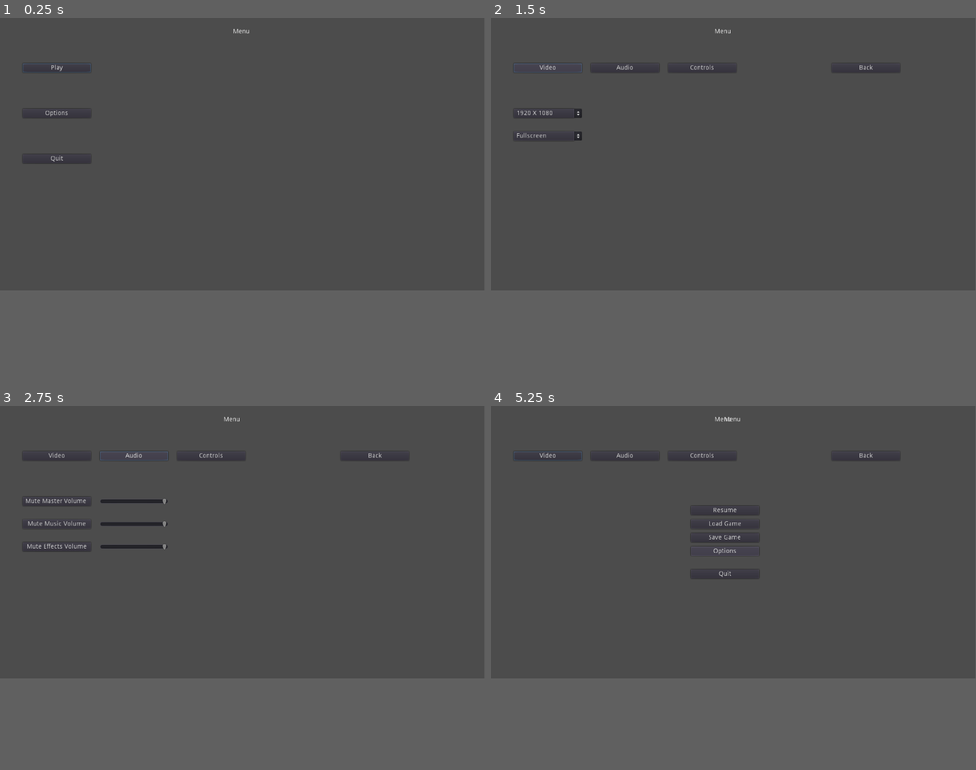
Above: before the commit, frames 1-4 (two rows, left to right).
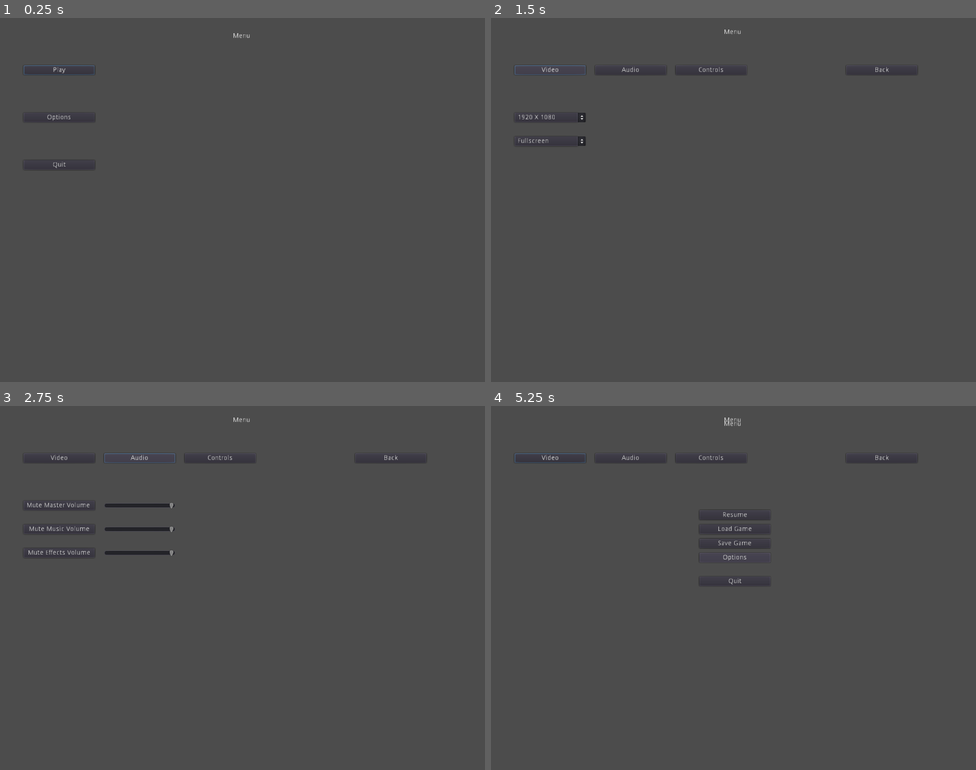
Above: after the commit, the same moments.

Repository: hennifant/godot_menu
Game: Godot game, scene res://Scenes/Menu/Main.tscn
The game is run twice, just before and just after one commit, with the same random seed, the same clock (stepped at 60 frames per second) and the same inputs. The project has no main scene, so this scene is started directly.
Inputs:
- Up to frame 1 (0.25 s): no input
- Up to frame 2 (1.5 s): click "Options" at 0.5 s; click "Video" at 1.25 s
- Up to frame 3 (2.75 s): click "Audio" at 2 s
- Up to frame 4 (5.25 s): click "Back" at 2.75 s; click "Play" at 3.5 s; click "New Game" at 4.25 s; click "Options" at 5 s
In our replay, the window is 799x449 before the commit and 800x600 after it. These sizes can differ from the game's own. Grey fills any space a smaller window leaves; there, only what the larger window draws over its background counts as a difference.

The runs differ from the first frame. In frame 1, 0.3% of the frame differs, in the area x 4-52%, y 3-42%; in frame 2, 0.7%; in frame 3, 1.7%, in the area x 4-87%, y 3-42%; in frame 4, 0.8%.

Commit message:
Added game ui

Diff:
--- /dev/null
+++ b/Fonts/AsimovDynamic.tres
@@ -0,0 +1,7 @@
+[gd_resource type="DynamicFont" load_steps=2 format=2]
+
+[ext_resource path="res://Fonts/asimov.ttf" type="DynamicFontData" id=1]
+
+[resource]
+size = 30
+font_data = ExtResource( 1 )
--- /dev/null
+++ b/Scenes/Game/Game.tscn
@@ -0,0 +1,18 @@
+[gd_scene format=2]
+
+[node name="Control" type="Control"]
+margin_right = 40.0
+margin_bottom = 40.0
+
+[node name="HBoxContainer" type="HBoxContainer" parent="."]
+margin_right = 800.0
+margin_bottom = 30.0
+
+[node name="Label" type="Label" parent="HBoxContainer"]
+margin_top = 8.0
+margin_bottom = 22.0
+
+[node name="TextureRect" type="TextureRect" parent="HBoxContainer"]
+margin_left = 4.0
+margin_right = 4.0
+margin_bottom = 30.0
--- /dev/null
+++ b/Scenes/Game/UI/UI.tscn
@@ -0,0 +1,15 @@
+[gd_scene load_steps=4 format=2]
+
+[ext_resource path="res://Scenes/Game/UI/UIBottom.tscn" type="PackedScene" id=1]
+[ext_resource path="res://Scenes/Game/UI/UITop.tscn" type="PackedScene" id=2]
+[ext_resource path="res://Scenes/Game/UI/UISide.tscn" type="PackedScene" id=3]
+
+[node name="UI" type="Control"]
+margin_right = 1024.0
+margin_bottom = 600.0
+
+[node name="UI_Top" parent="." instance=ExtResource( 2 )]
+
+[node name="UI_Bottom" parent="." instance=ExtResource( 1 )]
+
+[node name="UI_Side" parent="." instance=ExtResource( 3 )]
--- /dev/null
+++ b/Scenes/Game/UI/UIBottom.tscn
@@ -0,0 +1,65 @@
+[gd_scene load_steps=3 format=2]
+
+[ext_resource path="res://Fonts/AsimovDynamic.tres" type="DynamicFont" id=1]
+[ext_resource path="res://Textures/UI/GameInterface/settings.png" type="Texture" id=2]
+
+[node name="UI_Bottom" type="Control"]
+margin_top = 550.0
+margin_right = 800.0
+margin_bottom = 600.0
+
+[node name="Background" type="ColorRect" parent="."]
+margin_right = 800.0
+margin_bottom = 50.0
+color = Color( 0, 0, 0, 0.52549 )
+
+[node name="StaffButton" type="Button" parent="."]
+margin_left = 40.0
+margin_top = 5.0
+margin_right = 140.0
+margin_bottom = 45.0
+custom_fonts/font = ExtResource( 1 )
+text = "Staff"
+icon_align = 1
+
+[node name="BooksButton" type="Button" parent="."]
+margin_left = 180.0
+margin_top = 5.0
+margin_right = 280.0
+margin_bottom = 45.0
+custom_fonts/font = ExtResource( 1 )
+text = "Books"
+icon_align = 1
+
+[node name="PromoButton" type="Button" parent="."]
+margin_left = 320.0
+margin_top = 5.0
+margin_right = 420.0
+margin_bottom = 45.0
+custom_fonts/font = ExtResource( 1 )
+text = "Promo"
+align = 2
+
+[node name="InvestButton" type="Button" parent="."]
+margin_left = 460.0
+margin_top = 5.0
+margin_right = 560.0
+margin_bottom = 45.0
+custom_fonts/font = ExtResource( 1 )
+text = "Invest"
+
+[node name="FansButton" type="Button" parent="."]
+margin_left = 600.0
+margin_top = 5.0
+margin_right = 700.0
+margin_bottom = 45.0
+custom_fonts/font = ExtResource( 1 )
+text = "Fans"
+
+[node name="Button" type="Button" parent="."]
+margin_left = 740.0
+margin_top = 5.0
+margin_right = 780.0
+margin_bottom = 45.0
+icon = ExtResource( 2 )
+expand_icon = true
--- /dev/null
+++ b/Scenes/Game/UI/UISide.tscn
@@ -0,0 +1,28 @@
+[gd_scene load_steps=2 format=2]
+
+[ext_resource path="res://Scenes/Game/UI/UIStaff.tscn" type="PackedScene" id=1]
+
+[node name="Control" type="Control"]
+margin_left = 801.0
+margin_right = 1024.0
+margin_bottom = 600.0
+
+[node name="ColorRect" type="ColorRect" parent="."]
+margin_right = 223.0
+margin_bottom = 600.0
+color = Color( 0, 0, 0, 0.52549 )
+
+[node name="VBoxContainer" type="VBoxContainer" parent="."]
+margin_left = 5.0
+margin_top = 5.0
+margin_right = 218.0
+margin_bottom = 595.0
+
+[node name="Staff2" parent="VBoxContainer" instance=ExtResource( 1 )]
+margin_right = 213.0
+margin_bottom = 0.0
+
+[node name="Staff" parent="VBoxContainer" instance=ExtResource( 1 )]
+margin_top = 4.0
+margin_right = 213.0
+margin_bottom = 4.0
--- /dev/null
+++ b/Scenes/Game/UI/UIStaff.tscn
@@ -0,0 +1,26 @@
+[gd_scene format=2]
+
+[node name="Staff" type="Control"]
+margin_right = 210.0
+margin_bottom = 40.0
+
+[node name="ColorRect" type="ColorRect" parent="."]
+margin_right = 210.0
+margin_bottom = 40.0
+color = Color( 0.196078, 0.196078, 0.196078, 1 )
+
+[node name="ReferenceRect" type="ReferenceRect" parent="."]
+margin_right = 210.0
+margin_bottom = 40.0
+border_color = Color( 1, 1, 1, 1 )
+border_width = 2.0
+
+[node name="TextureRect" type="TextureRect" parent="."]
+margin_right = 40.0
+margin_bottom = 40.0
+
+[node name="ReferenceRect" type="ReferenceRect" parent="TextureRect"]
+margin_right = 40.0
+margin_bottom = 40.0
+border_color = Color( 1, 1, 1, 1 )
+border_width = 2.0
--- /dev/null
+++ b/Scenes/Game/UI/UITop.tscn
@@ -0,0 +1,210 @@
+[gd_scene load_steps=3 format=2]
+
+[ext_resource path="res://Textures/UI/GameInterface/settings.png" type="Texture" id=1]
+[ext_resource path="res://Fonts/AsimovDynamic.tres" type="DynamicFont" id=2]
+
+[node name="Control" type="Control"]
+margin_right = 40.0
+margin_bottom = 40.0
+
+[node name="Background" type="ColorRect" parent="."]
+margin_right = 800.0
+margin_bottom = 50.0
+color = Color( 0, 0, 0, 0.52549 )
+
+[node name="Day" type="Control" parent="."]
+margin_left = 20.0
+margin_top = 5.0
+margin_right = 120.0
+margin_bottom = 45.0
+
+[node name="ReferenceRect" type="ReferenceRect" parent="Day"]
+margin_right = 100.0
+margin_bottom = 40.0
+border_color = Color( 1, 1, 1, 1 )
+border_width = 3.0
+
+[node name="ColorRect" type="ColorRect" parent="Day"]
+margin_right = 100.0
+margin_bottom = 40.0
+color = Color( 0, 0, 0, 0.423529 )
+
+[node name="TextureRect" type="TextureRect" parent="Day"]
+margin_right = 40.0
+margin_bottom = 40.0
+texture = ExtResource( 1 )
+expand = true
+
+[node name="Label" type="Label" parent="Day"]
+margin_left = 40.0
+margin_right = 100.0
+margin_bottom = 40.0
+custom_fonts/font = ExtResource( 2 )
+text = "Day"
+align = 1
+valign = 1
+
+[node name="Time" type="Control" parent="."]
+margin_left = 140.0
+margin_top = 5.0
+margin_right = 240.0
+margin_bottom = 45.0
+
+[node name="ReferenceRect" type="ReferenceRect" parent="Time"]
+margin_right = 100.0
+margin_bottom = 40.0
+border_color = Color( 1, 1, 1, 1 )
+border_width = 3.0
+
+[node name="ColorRect" type="ColorRect" parent="Time"]
+margin_right = 100.0
+margin_bottom = 40.0
+color = Color( 0, 0, 0, 0.423529 )
+
+[node name="TextureRect" type="TextureRect" parent="Time"]
+margin_right = 40.0
+margin_bottom = 40.0
+texture = ExtResource( 1 )
+expand = true
+
+[node name="Label" type="Label" parent="Time"]
+margin_left = 40.0
+margin_top = 5.0
+margin_right = 100.0
+margin_bottom = 37.0
+custom_fonts/font = ExtResource( 2 )
+text = "11:15"
+align = 1
+valign = 1
+
+[node name="ItemOne" type="Control" parent="."]
+margin_left = 290.0
+margin_top = 5.0
+margin_right = 375.0
+margin_bottom = 45.0
+
+[node name="ReferenceRect" type="ReferenceRect" parent="ItemOne"]
+margin_right = 85.0
+margin_bottom = 40.0
+border_color = Color( 1, 1, 1, 1 )
+border_width = 3.0
+
+[node name="ColorRect" type="ColorRect" parent="ItemOne"]
+margin_right = 85.0
+margin_bottom = 40.0
+color = Color( 0, 0, 0, 0.423529 )
+
+[node name="TextureRect" type="TextureRect" parent="ItemOne"]
+margin_right = 40.0
+margin_bottom = 40.0
+texture = ExtResource( 1 )
+expand = true
+
+[node name="Label" type="Label" parent="ItemOne"]
+margin_left = 35.0
+margin_top = 5.0
+margin_right = 85.0
+margin_bottom = 37.0
+custom_fonts/font = ExtResource( 2 )
+text = "100"
+align = 1
+valign = 1
+
+[node name="ItemTwo" type="Control" parent="."]
+margin_left = 390.0
+margin_top = 5.0
+margin_right = 475.0
+margin_bottom = 45.0
+
+[node name="ReferenceRect" type="ReferenceRect" parent="ItemTwo"]
+margin_right = 85.0
+margin_bottom = 40.0
+border_color = Color( 1, 1, 1, 1 )
+border_width = 3.0
+
+[node name="ColorRect" type="ColorRect" parent="ItemTwo"]
+margin_right = 85.0
+margin_bottom = 40.0
+color = Color( 0, 0, 0, 0.423529 )
+
+[node name="TextureRect" type="TextureRect" parent="ItemTwo"]
+margin_right = 40.0
+margin_bottom = 40.0
+texture = ExtResource( 1 )
+expand = true
+
+[node name="Label" type="Label" parent="ItemTwo"]
+margin_left = 35.0
+margin_top = 5.0
+margin_right = 85.0
+margin_bottom = 37.0
+custom_fonts/font = ExtResource( 2 )
+text = "100"
+align = 1
+valign = 1
+
+[node name="Money" type="Control" parent="."]
+margin_left = 530.0
+margin_top = 5.0
+margin_right = 650.0
+margin_bottom = 45.0
+
+[node name="ReferenceRect" type="ReferenceRect" parent="Money"]
+margin_right = 120.0
+margin_bottom = 40.0
+border_color = Color( 1, 1, 1, 1 )
+border_width = 3.0
+
+[node name="ColorRect" type="ColorRect" parent="Money"]
+margin_right = 120.0
+margin_bottom = 40.0
+color = Color( 0, 0, 0, 0.423529 )
+
+[node name="TextureRect" type="TextureRect" parent="Money"]
+margin_right = 40.0
+margin_bottom = 40.0
+texture = ExtResource( 1 )
+expand = true
+
+[node name="Label" type="Label" parent="Money"]
+margin_left = 40.0
+margin_top = 5.0
+margin_right = 120.0
+margin_bottom = 37.0
+custom_fonts/font = ExtResource( 2 )
+text = "88888"
+align = 1
+valign = 1
+
+[node name="Follower" type="Control" parent="."]
+margin_left = 670.0
+margin_top = 5.0
+margin_right = 790.0
+margin_bottom = 45.0
+
+[node name="ReferenceRect" type="ReferenceRect" parent="Follower"]
+margin_right = 120.0
+margin_bottom = 40.0
+border_color = Color( 1, 1, 1, 1 )
+border_width = 3.0
+
+[node name="ColorRect" type="ColorRect" parent="Follower"]
+margin_right = 120.0
+margin_bottom = 40.0
+color = Color( 0, 0, 0, 0.423529 )
+
+[node name="TextureRect" type="TextureRect" parent="Follower"]
+margin_right = 40.0
+margin_bottom = 40.0
+texture = ExtResource( 1 )
+expand = true
+
+[node name="Label" type="Label" parent="Follower"]
+margin_left = 40.0
+margin_top = 5.0
+margin_right = 120.0
+margin_bottom = 37.0
+custom_fonts/font = ExtResource( 2 )
+text = "88888"
+align = 1
+valign = 1
--- a/Scenes/Menu/Options.tscn
+++ b/Scenes/Menu/Options.tscn
@@ -143,7 +143,6 @@
 valign = 1
 
 [node name="Keyboard" type="Control" parent="ctrl_Controls"]
-visible = false
 anchor_top = 0.1
 anchor_right = 1.0
 anchor_bottom = 1.0
@@ -175,6 +174,7 @@
 margin_bottom = 75.0
 
 [node name="Controller" type="Control" parent="ctrl_Controls"]
+visible = false
 anchor_top = 0.1
 anchor_right = 1.0
 anchor_bottom = 1.0
--- a/project.godot
+++ b/project.godot
@@ -7,6 +7,64 @@
 ;   param=value ; assign values to parameters
 
 config_version=4
+
+_global_script_classes=[ {
+"base": "ImageTexture",
+"class": "AIImageTexture",
+"language": "GDScript",
+"path": "res://addons/stable_horde_client/AIImageTexture.gd"
+}, {
+"base": "HTTPRequest",
+"class": "R2ImageRetriever",
+"language": "GDScript",
+"path": "res://addons/stable_horde_client/r2_image_retriever.gd"
+}, {
+"base": "StableHordeHTTPRequest",
+"class": "StableHordeClient",
+"language": "GDScript",
+"path": "res://addons/stable_horde_client/stable_horde_client.gd"
+}, {
+"base": "HTTPRequest",
+"class": "StableHordeHTTPRequest",
+"language": "GDScript",
+"path": "res://addons/stable_horde_client/stable_horde_httpclient.gd"
+}, {
+"base": "StableHordeHTTPRequest",
+"class": "StableHordeLogin",
+"language": "GDScript",
+"path": "res://addons/stable_horde_client/stable_horde_login.gd"
+}, {
+"base": "StableHordeHTTPRequest",
+"class": "StableHordeModelReference",
+"language": "GDScript",
+"path": "res://addons/stable_horde_client/stable_horde_model_reference.gd"
+}, {
+"base": "HTTPRequest",
+"class": "StableHordeModelShowcase",
+"language": "GDScript",
+"path": "res://addons/stable_horde_client/stable_horde_model_showcase.gd"
+}, {
+"base": "StableHordeHTTPRequest",
+"class": "StableHordeModels",
+"language": "GDScript",
+"path": "res://addons/stable_horde_client/stable_horde_models.gd"
+}, {
+"base": "StableHordeHTTPRequest",
+"class": "StableHordeRateGeneration",
+"language": "GDScript",
+"path": "res://addons/stable_horde_client/stable_horde_rate_generation.gd"
+} ]
+_global_script_class_icons={
+"AIImageTexture": "",
+"R2ImageRetriever": "",
+"StableHordeClient": "",
+"StableHordeHTTPRequest": "",
+"StableHordeLogin": "",
+"StableHordeModelReference": "",
+"StableHordeModelShowcase": "",
+"StableHordeModels": "",
+"StableHordeRateGeneration": ""
+}
 
 [application]
 
--- a/settings.json
+++ b/settings.json
@@ -1 +1 @@
-{"Effects_Mute":false,"Effects_Volume":2000,"Master_Mute":fa …(202 unchanged characters)… 217,"key_use":32,"resolution":{"height":1080,"width":1920}}
+{"Effects_Mute":false,"Effects_Volume":2000,"Master_Mute":fa …(202 unchanged characters)… 217,"key_use":32,"resolution":{"height":600,"width":800}}
Binary file added: Fonts/GreatVibes-Regular.ttf
Binary file added: Fonts/MagicSchoolOne.ttf
Binary file added: Fonts/MagicSchoolTwo.ttf
Binary file added: Fonts/MorrisRoman-Black.ttf
Binary file added: Fonts/MorrisRomanAlternate-Black.ttf
Binary file added: Fonts/asimov.ttf
Binary file added: Textures/UI/GameInterface/settings.png
Not shown, added: Textures/UI/GameInterface/settings.png.import
Not shown, added: addons/stable_horde_client/AIImageTexture.gd
Binary file added: addons/stable_horde_client/icon.png
Not shown, added: addons/stable_horde_client/icon.png.import
Not shown, added: addons/stable_horde_client/plugin.cfg
(and 10 more such lines)
